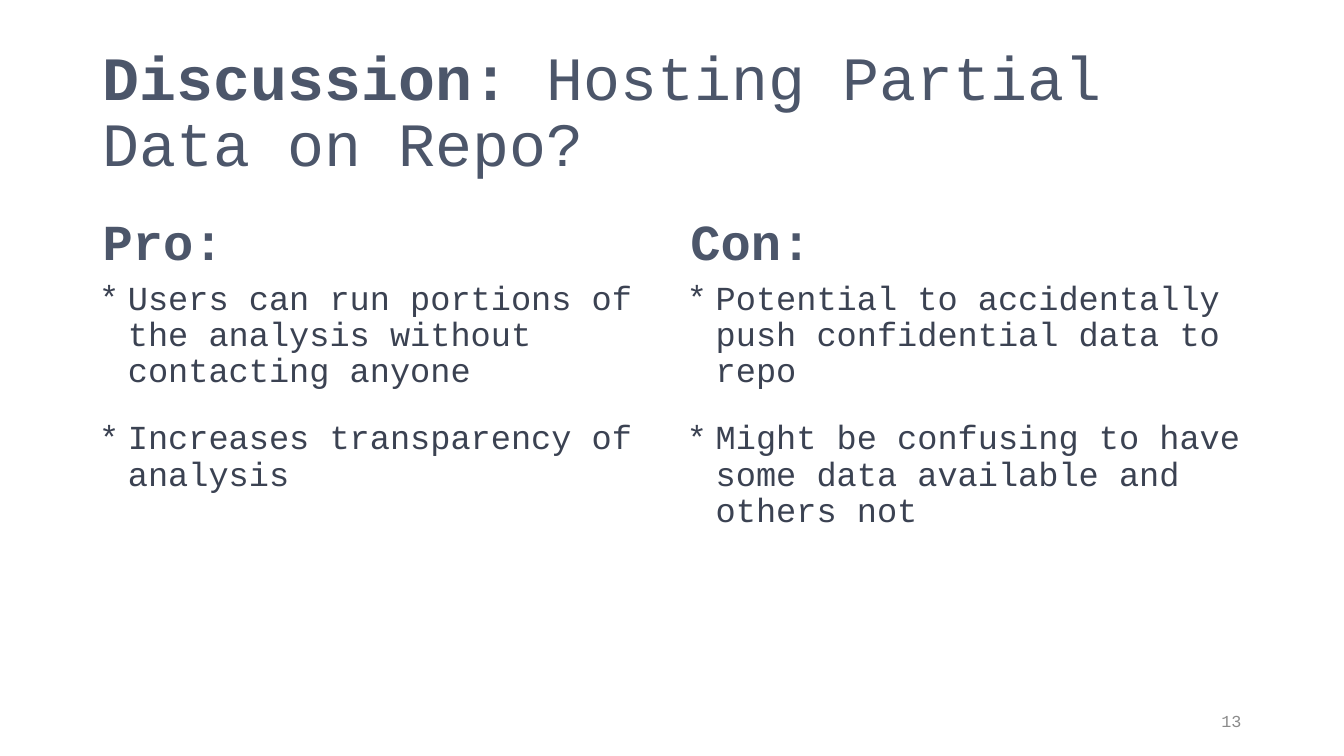
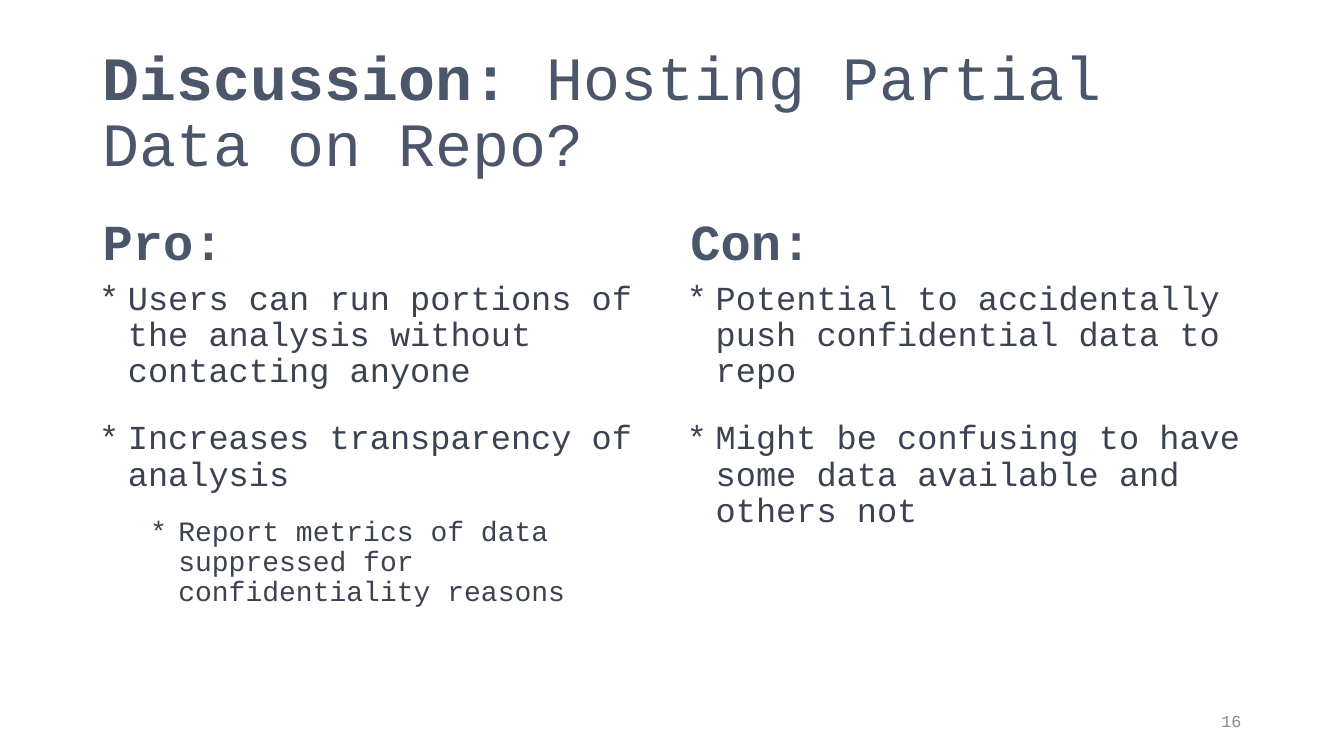
Before and after one commit to PIFSCstockassessments/SAP_github_workflow, a slide deck: slide 16 of docs/GitHub Workflow for SAP.pptx (slide 13 before the commit). Drawn at 1344x756 pixels with LibreOffice and Linux fonts; fonts in the diff are those of the drawing. Boxes give left, top, right and bottom in pixels: in the first picture for what was removed or moved away, otherwise in the second. Text is boxed around its words. In the diff, an @@ line names an element or a change of style, - is before the commit and + after.

```diff
--- a/docs/GitHub Workflow for SAP.pptx
+++ b/docs/GitHub Workflow for SAP.pptx
@@ text at [178, 521, 565, 607]: paragraph added @@
+  * Report metrics of data suppressed for confidentiality reasons
@@ page number at [1221, 716, 1241, 727]: text changed @@
-13
+16
```
Also in this commit, not shown: 7 other slides changed.
